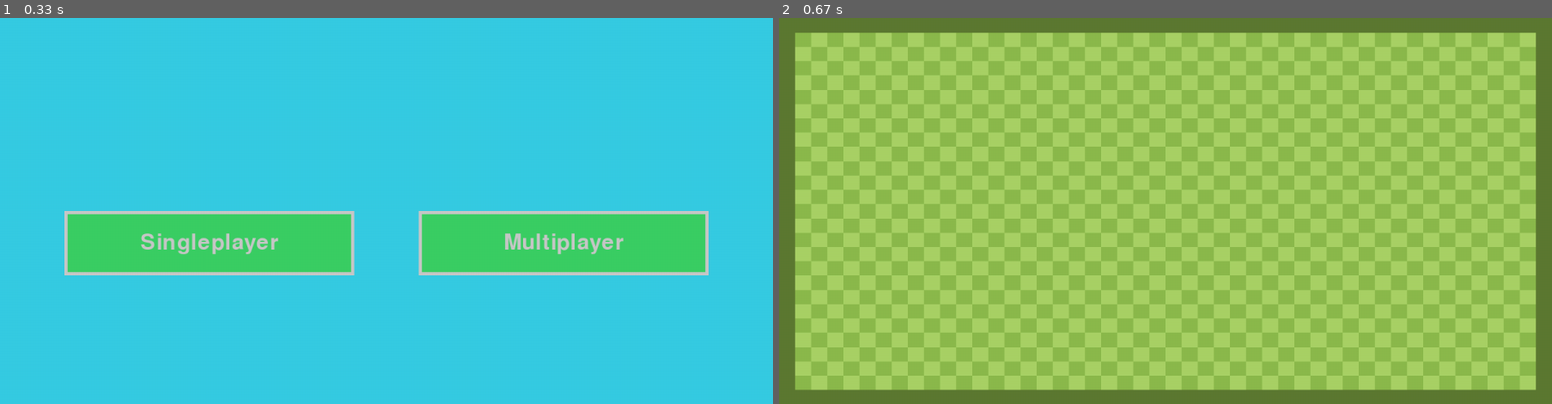
Above: before the commit, frames 1-2 (left to right).
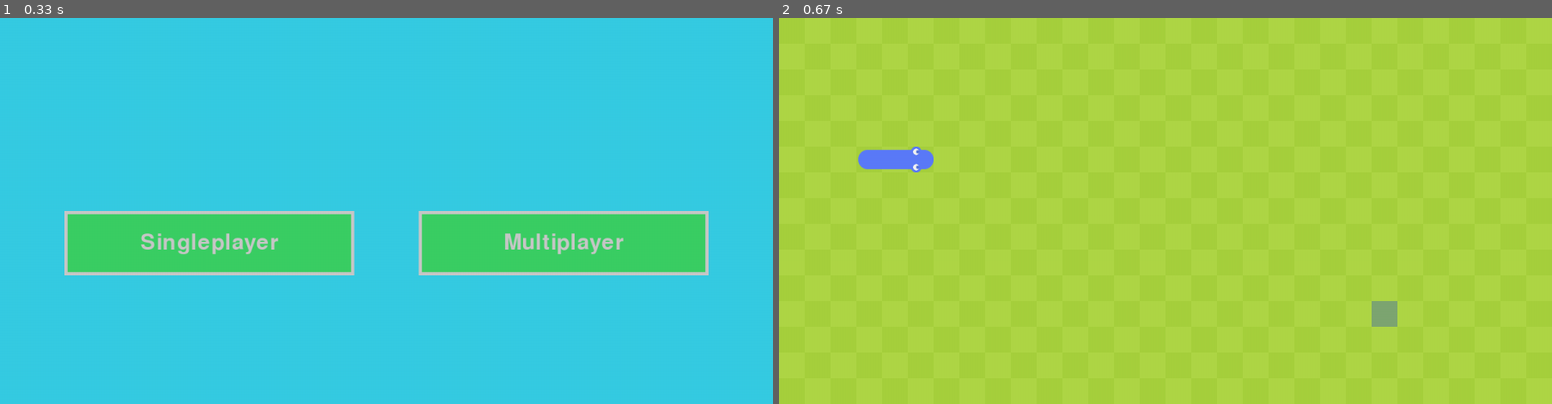
Above: after the commit, the same moments.

Repository: Chiarasenu/PYGAME-GIOCO-3P
Game: pygame game, started from gioco/gioco_snake.py
Same seed, same stepped clock (60 frames per second), same inputs: the game is played once before the commit and once after it.
Inputs (mouse positions are in pixels of both pictures, inside the frame that each line leads up to):
- Up to frame 1 (0.33 s): no input
- Up to frame 2 (0.67 s): click (987, 241) at 0.38 s

Frame 1 is identical in both runs. In frame 2, 98% of the frame differs, in the area x 0-100%, y 0-100%.

Commit message:
commenti inutili

Diff:
--- a/gioco/gioco_snake.py
+++ b/gioco/gioco_snake.py
@@ -1,8 +1,3 @@
-# #Serve
-# - Menu che spieghi la diversa frutta
-# - Modalita Singleplayer e Multiplayer
-# - Due modalita, normale (solo mela) e Tuttifrutti (tutti i frutti)
-
 import pygame
 from pygame.locals import *
 from sys import exit
@@ -14,14 +9,6 @@
 from random import randint
 from classe_main import c_MAIN
 
-# from enum import Enum
-
-# class enum_frutta(Enum):
-#     MELA = 'Gioco/Immagini/Frutta/mela.png'
-#     CILIEGIA = 'Gioco/Immagini/Frutta/mela.png'
-#     LIMONE = 'Gioco/Immagini/Frutta/mela.png'
-#     ANGURIA = 'Gioco/Immagini/Frutta/mela.png'
-
 pygame.init()
 clock = pygame.time.Clock()
 FPS = 60
@@ -39,10 +26,6 @@
 schermo_gioco = pygame.transform.scale(schermo_gioco, (1200, 600))
 
 AZZURRO = (54, 204, 227)
-
-# ogg_frutta = frutta(screen, [randint(0, numero_celle -1),
-#  randint(0, numero_celle -1)], lato_celle, enum_frutta.MELA.name,
-#  enum_frutta.MELA.value)
 
 # bottone singleplayer
 bottone_single = Bottone(screen,
@@ -55,12 +38,6 @@
                         [650, 300], # pos
                         [450, 100], # size
                         "Multiplayer")
-
-# snake blu
-# snake_b = Snake_Blu()
-
-# #snake rosso
-# snake_r = Snake_Rosso()
 
 SCREEN_UPDATE = pygame.USEREVENT
 pygame.time.set_timer(SCREEN_UPDATE,150)
@@ -172,10 +149,10 @@
         #                 main_game.snake.direzione = Vector2(-1,0)
 
 
-        # screen.fill((175,215,70))
-        # draw()
-        # pygame.display.update()
-        # clock.tick(60)
+        screen.fill((175,215,70))
+        draw()
+        pygame.display.update()
+        clock.tick(60)
 
 
 def multiplayer():
@@ -233,4 +210,4 @@
 
 
 menu()
-singleplayer
+singleplayer()
Empty file added: gioco/commenti.py
